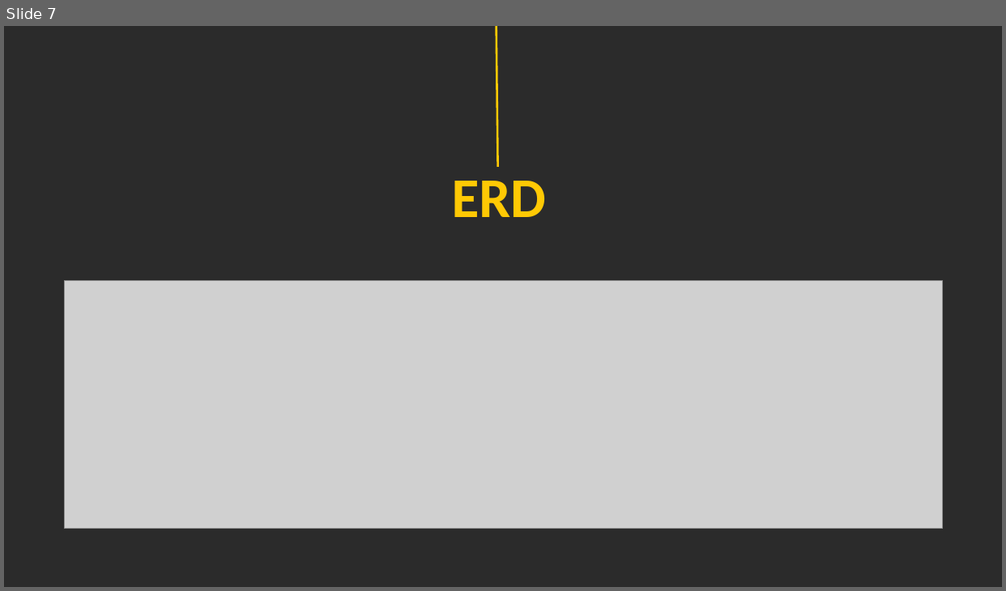
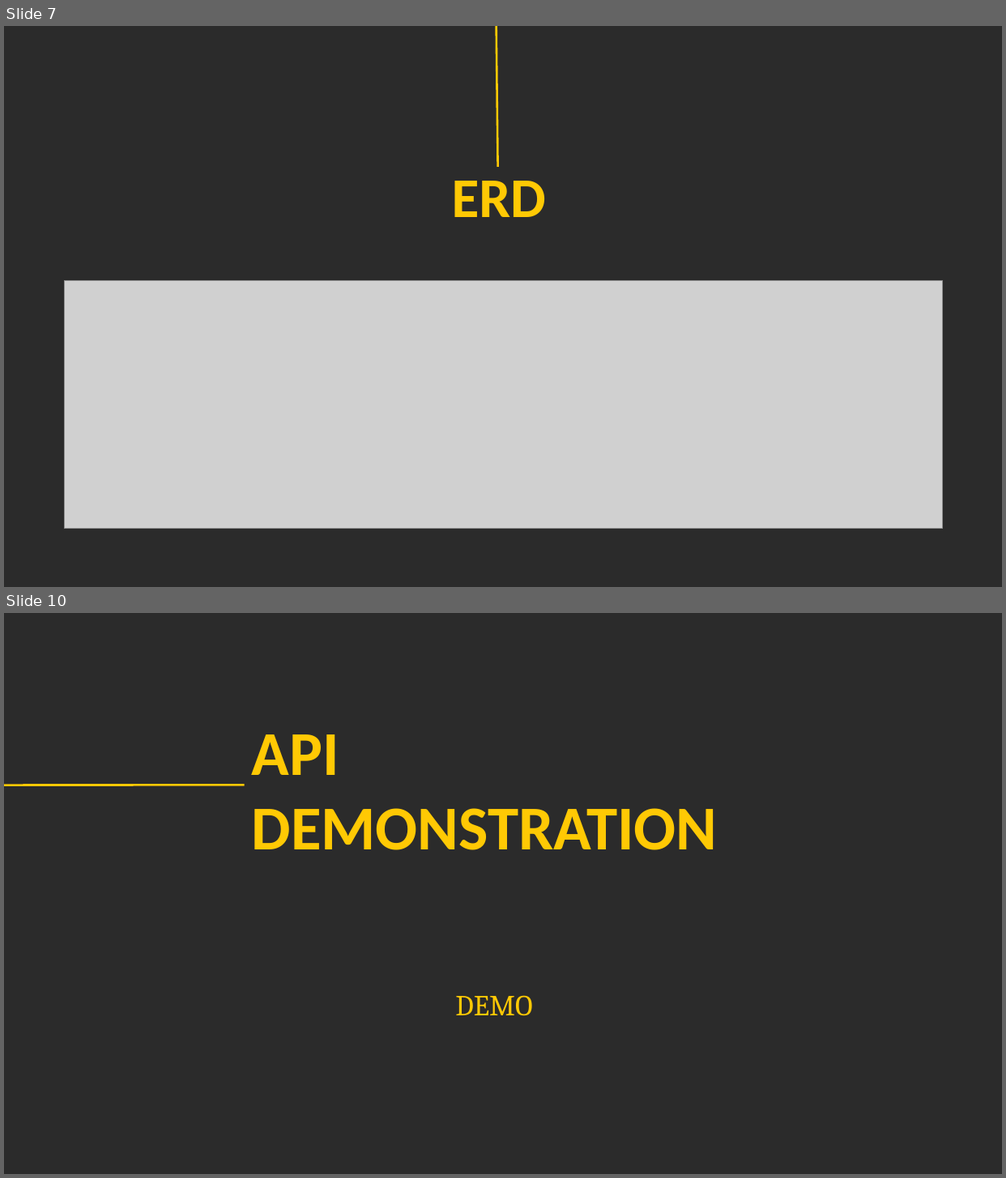
Before and after one commit to BrandalfGray/Processes, a slide deck: Presentation 4.pptx. Shown one above the other, each under a label of ours: slide 7 before the commit, slides 7 and 10 after it; the slides between them are not shown. The pictures are 1006x591 and 1006x1178 pixels, drawn with LibreOffice and Linux fonts; fonts in the diff are those of the drawing; grey boxes stand for pictures; background and template pictures are left out; a plain dark background stands for a picture behind light text. Boxes give left, top, right and bottom in pixels: in the first picture for what was removed or moved away, otherwise in the second. Text is boxed around its words. In the diff, an @@ line names an element or a change of style, - is before the commit and + after.

```diff
--- a/Presentation 4.pptx
+++ b/Presentation 4.pptx
@@ slide 10 added at [4,613,1002,1174], background picture (left out) @@
@@ text added at [251,735,717,850], 60 pt, text #FFC904, bold @@
+API DEMONSTRATION
@@ line added from (4, 786) to (245, 786), #FFC904 2 pt @@
@@ text added at [455,995,532,1016], 28 pt, text #FFC904 @@
+DEMO
```
Also in this commit, not shown: 6 slides changed, 3 other slides added.
